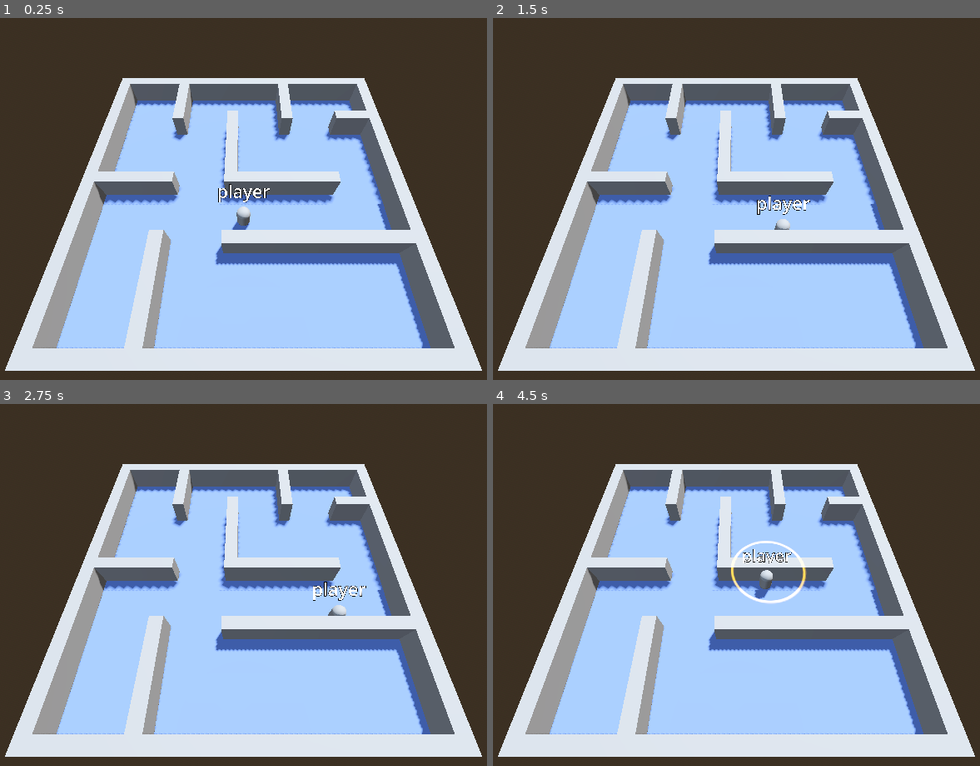
Above: before the commit, frames 1-4 (two rows, left to right).
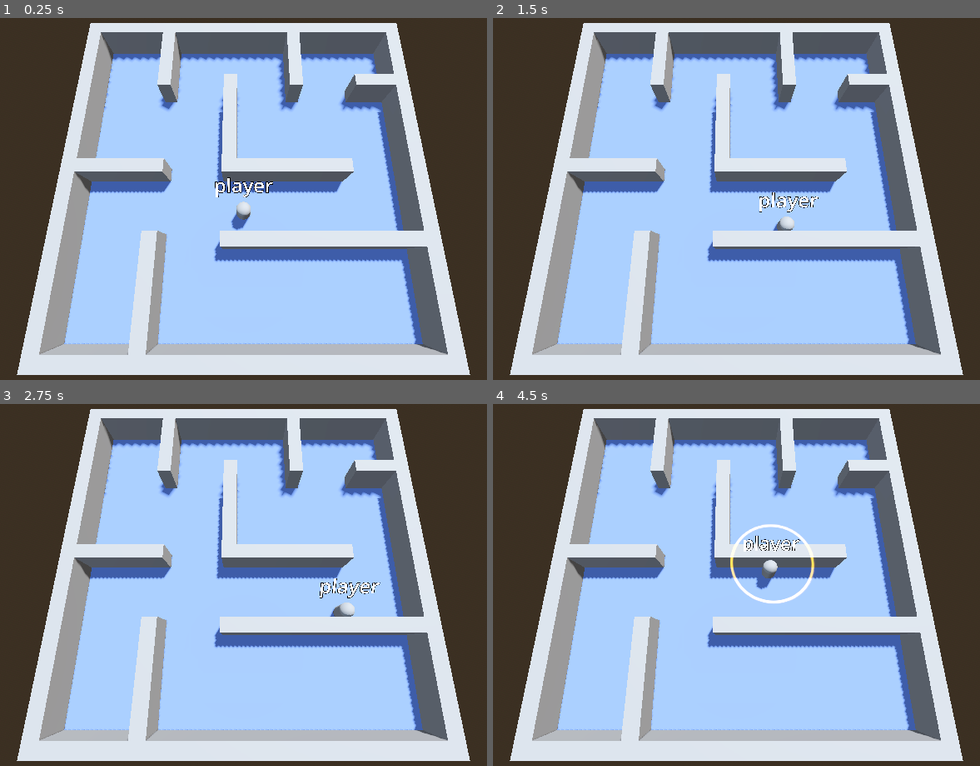
Above: after the commit, the same moments.

Repository: nalwayv/godot-solid-principles
Game: Godot game, scene res://single_responsibility/scenes/main.tscn
Same seed, same stepped clock (60 frames per second), same inputs: the game is played once before the commit and once after it. The project has no main scene, so this scene is started directly.
Inputs (mouse positions are in pixels of both pictures, inside the frame that each line leads up to):
- Up to frame 1 (0.25 s): no input
- Up to frame 2 (1.5 s): tap Enter at 0.5 s; move the mouse to (882, 184) at 0.52 s; hold D (right) 0.53-1.28 s; click (882, 184) at 0.6 s; move the mouse to (605, 220) at 1.27 s; hold S (back) from 1.28 s (still down); click (605, 220) at 1.35 s
- Up to frame 3 (2.75 s): move the mouse to (311, 505) at 2.02 s; release S (back) at 2.03 s; hold D (right) from 2.03 s (still down); click (311, 505) at 2.1 s
- Up to frame 4 (4.5 s): move the mouse to (702, 661) at 2.77 s; release D (right) at 2.78 s; hold W (forward) 2.78-3.53 s; click (702, 661) at 2.85 s; move the mouse to (936, 642) at 3.52 s; hold A (left) from 3.53 s (still down); click (936, 642) at 3.6 s; move the mouse to (536, 530) at 4.27 s; click (536, 530) at 4.35 s

The runs differ from the first frame. In frame 1, 37% of the frame differs, in the area x 1-99%, y 1-99%; in frame 2, 37%; in frame 3, 37%; in frame 4, 37%.

Commit message:
update
added some screen shots to the .github file

Diff:
--- a/single_responsibility/scenes/main.tscn
+++ b/single_responsibility/scenes/main.tscn
@@ -27,7 +27,7 @@
 environment = SubResource("Environment_8gbba")
 
 [node name="Camera3D" type="Camera3D" parent="."]
-transform = Transform3D(1, 0, 0, 0, 0.49999997, 0.86602545, 0, -0.86602545, 0.49999997, 0, 17.445, 11.225)
+transform = Transform3D(1, 0, 0, 0, 0.25881907, 0.9659258, 0, -0.9659258, 0.25881907, 0, 17.445, 6.765)
 
 [node name="Arena" parent="." instance=ExtResource("1_6uphn")]
 
Not shown, added: .github/screen shots/dependency.png
Not shown, added: .github/screen shots/interface.png
Not shown, added: .github/screen shots/liskov.png
Not shown, added: .github/screen shots/open closed.png
Not shown, added: .github/screen shots/single.png
Not shown, changed: README.md
